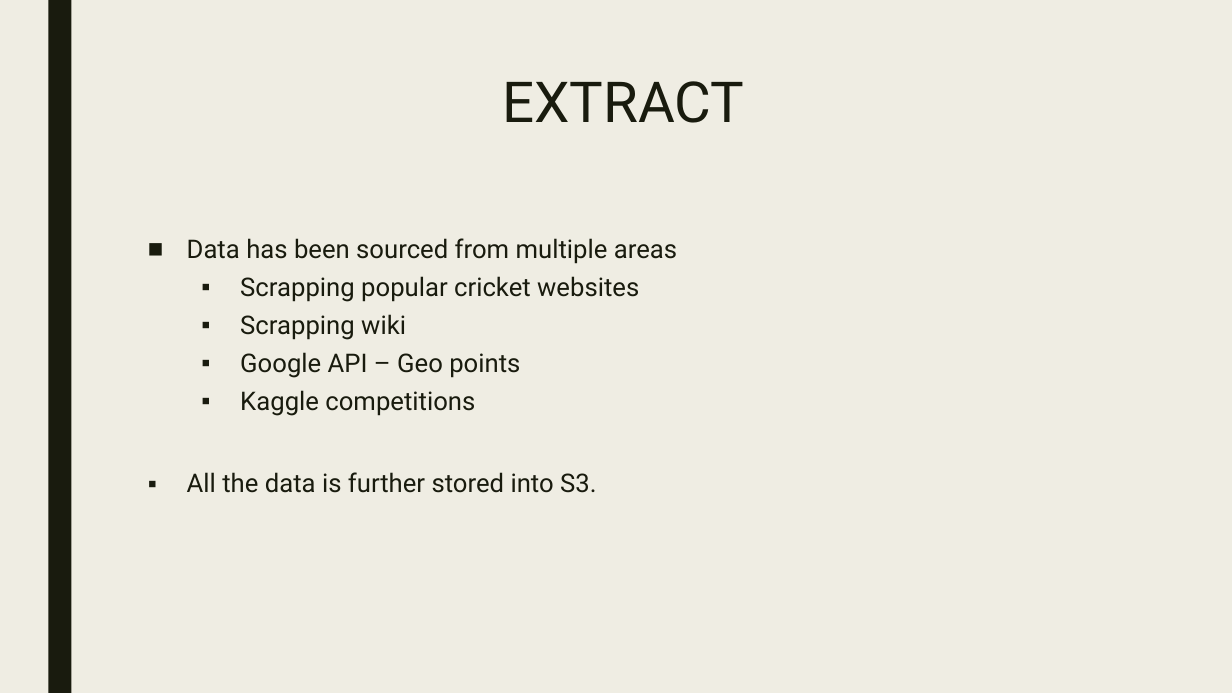
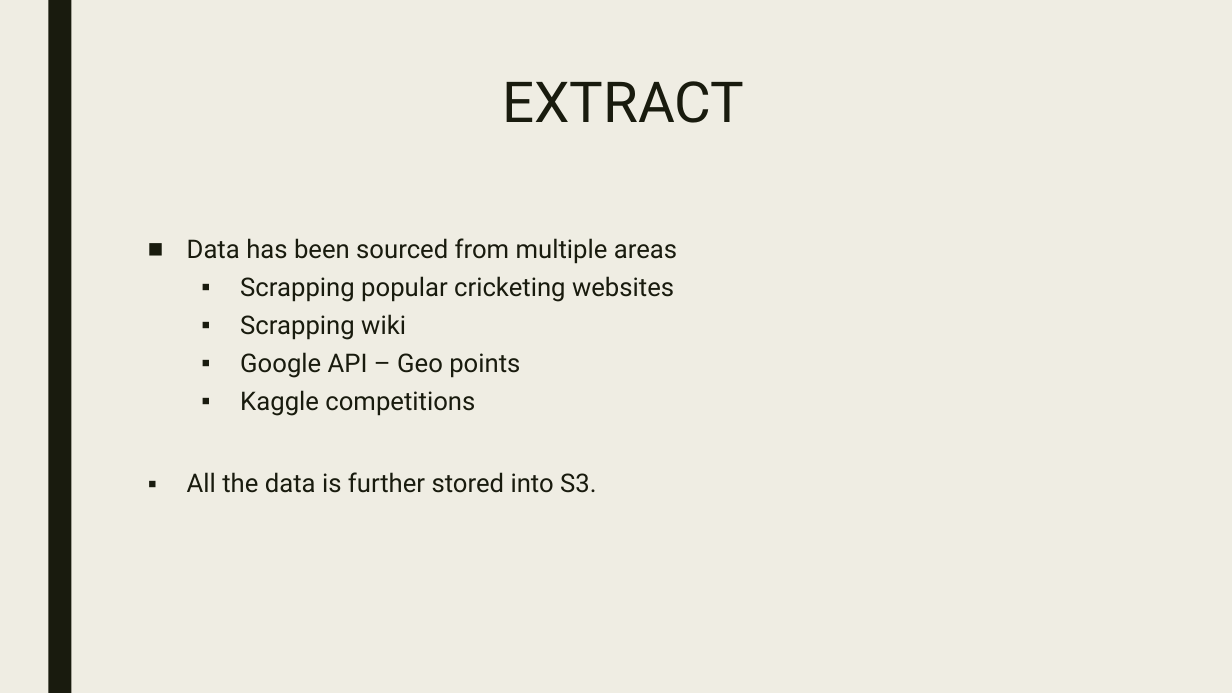
Before and after one commit to CUBigDataClass/Indian-Premier-League, a slide deck: slide 6 of Data Analysis & Visualisations of IPL.pptx. Drawn at 1232x693 pixels with LibreOffice and Linux fonts; fonts in the diff are those of the drawing. Boxes give left, top, right and bottom in pixels: in the first picture for what was removed or moved away, otherwise in the second. Text is boxed around its words. In the diff, an @@ line names an element or a change of style, - is before the commit and + after.

```diff
--- a/Data Analysis & Visualisations of IPL.pptx
+++ b/Data Analysis & Visualisations of IPL.pptx
@@ text at (240,276,674,302): text changed @@
-  ▪ Scrapping popular cricket websites
+  ▪ Scrapping popular cricketing websites
```
Also in this commit, not shown: 5 other slides changed, 2 slides added, 2 slides removed.
